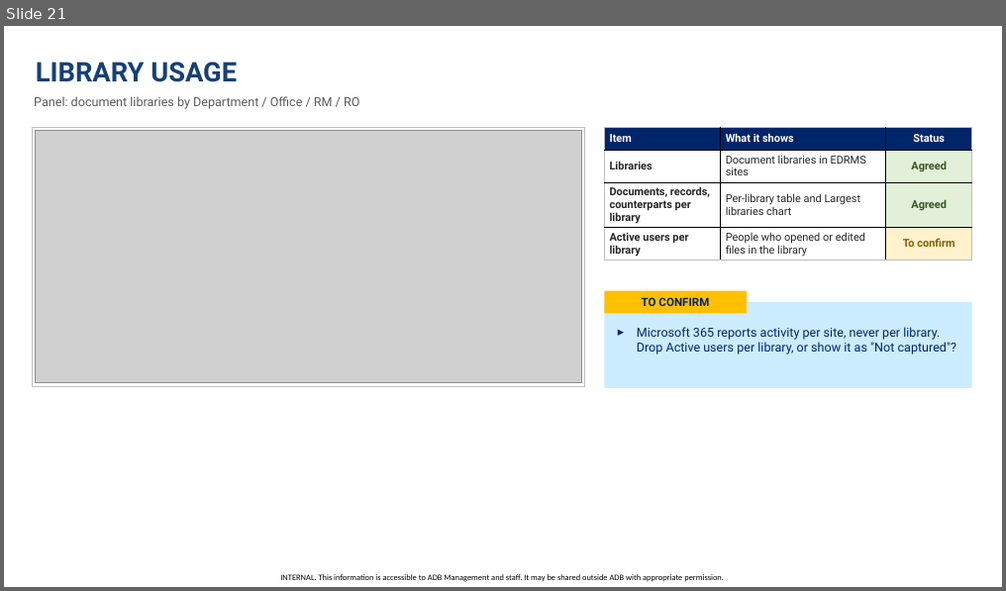
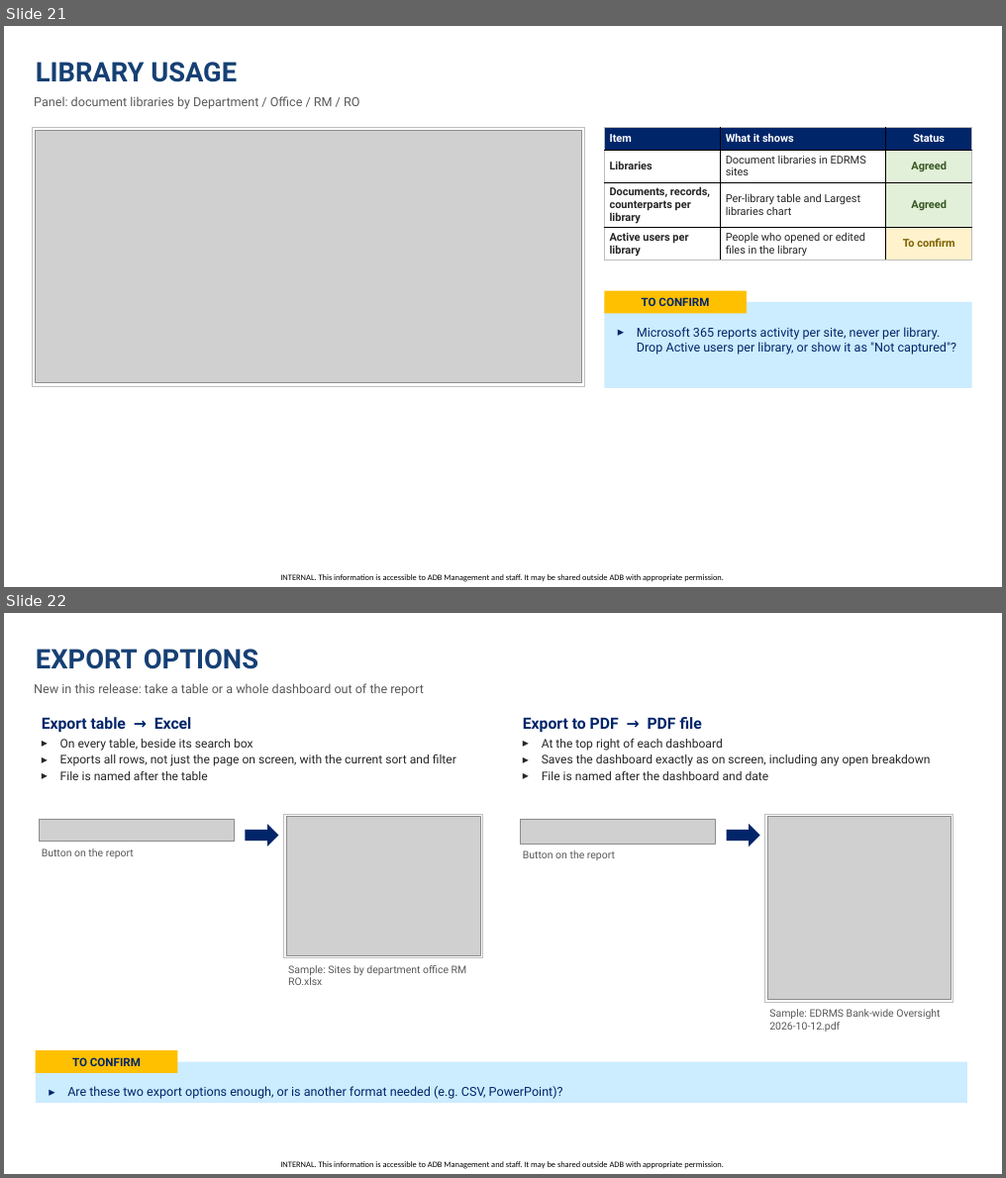
Before and after one commit to perezfiles01-droid/Jim, a slide deck: EDRMS_R2026.4_Requirements_Reconfirmation.pptx. Shown one above the other, each under a label of ours: slide 21 before the commit, slides 21 and 22 after it. The pictures are 1006x591 and 1006x1178 pixels, drawn with LibreOffice and Linux fonts; fonts in the diff are those of the drawing; grey boxes stand for pictures; background and template pictures are left out. Boxes give left, top, right and bottom in pixels: in the first picture for what was removed or moved away, otherwise in the second. Text is boxed around its words. In the diff, an @@ line names an element or a change of style, - is before the commit and + after.

```diff
--- a/EDRMS_R2026.4_Requirements_Reconfirmation.pptx
+++ b/EDRMS_R2026.4_Requirements_Reconfirmation.pptx
@@ slide 22 added at (4, 613, 1002, 1174), background #FFFFFF; not listed: 1 template element that a slide beside it also shows @@
@@ title added at (36, 649, 258, 669), 26 pt, text #164074, bold @@
+EXPORT OPTIONS
@@ text added at (34, 683, 424, 696), 12 pt, text #595959 @@
+New in this release: take a table or a whole dashboard out of the report
@@ text added at (42, 717, 456, 780), 11.5 pt, text #262626 @@
+Export table → Excel
+▸ On every table, beside its search box
+▸ Exports all rows, not just the page on screen, with the current sort and filter
+▸ File is named after the table
@@ text added at (523, 717, 930, 780), 11.5 pt, text #262626 @@
+Export to PDF → PDF file
+▸ At the top right of each dashboard
+▸ Saves the dashboard exactly as on screen, including any open breakdown
+▸ File is named after the dashboard and date
@@ picture added at (40, 819, 234, 842) @@
@@ rectangle added at (284, 814, 483, 959), fill #FFFFFF, outline #BFBFBF 0.75 pt @@
@@ picture added at (286, 817, 481, 956) @@
@@ picture added at (521, 819, 715, 844) @@
@@ rectangle added at (765, 814, 953, 1002), fill #FFFFFF, outline #BFBFBF 0.75 pt @@
@@ picture added at (767, 817, 951, 1000) @@
@@ text added at (42, 849, 134, 859), 10 pt, text #595959 @@
+Button on the report
@@ right arrow added at (245, 824, 279, 847), fill #002569 @@
@@ right arrow added at (727, 824, 760, 847), fill #002569 @@
@@ text added at (523, 851, 615, 861), 10 pt, text #595959 @@
+Button on the report
@@ text added at (288, 965, 467, 985), 10 pt, text #595959 @@
+Sample: Sites by department office RM RO.xlsx
@@ text added at (769, 1009, 940, 1032), 10 pt, text #595959 @@
+Sample: EDRMS Bank-wide Oversight 2026-10-12.pdf
@@ rectangle added at (36, 1051, 177, 1073), fill #FFC000, 11 pt, text #002569, bold @@
+TO CONFIRM
@@ rectangle added at (36, 1062, 967, 1103), fill #CCECFF @@
@@ text added at (67, 1086, 563, 1099), 12 pt, text #002569 @@
+▸ Are these two export options enough, or is another format needed (e.g. CSV, PowerPoint)?
```
Also in this commit, not shown: 4 slides changed.
